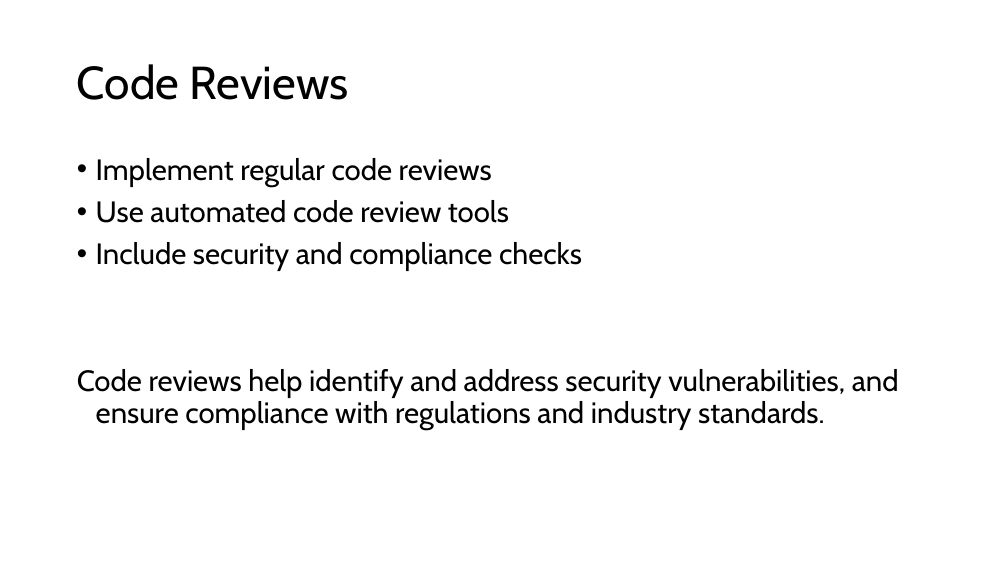
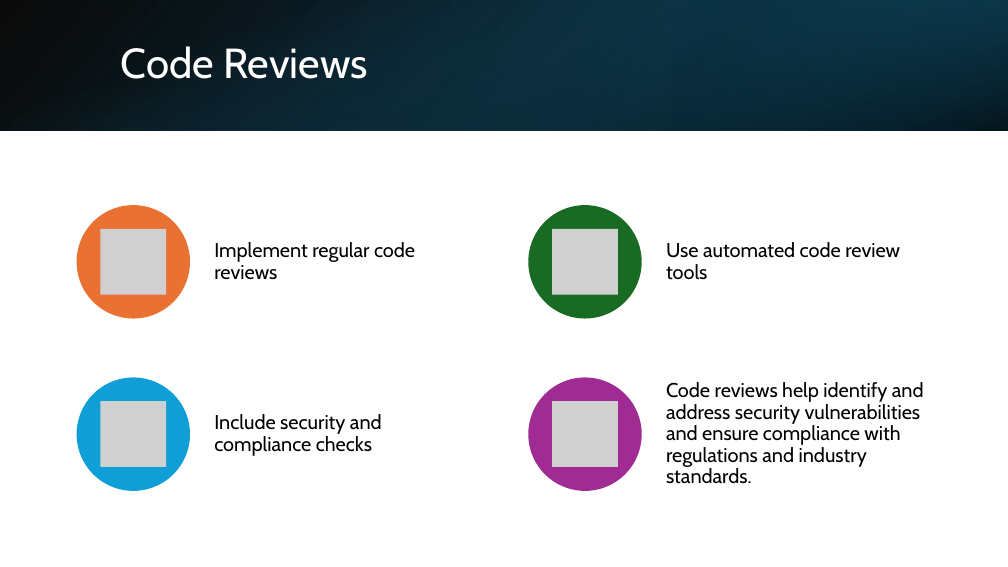
Before and after one commit to Ken-Smit/CSD-380, a slide deck: slide 5 of Module-11/smith-mod11.pptx. Drawn at 1008x567 pixels with LibreOffice and Linux fonts; fonts in the diff are those of the drawing; grey boxes stand for pictures. Boxes give left, top, right and bottom in pixels: in the first picture for what was removed or moved away, otherwise in the second. Text is boxed around its words. In the diff, an @@ line names an element or a change of style, - is before the commit and + after.

```diff
--- a/Module-11/smith-mod11.pptx
+++ b/Module-11/smith-mod11.pptx
@@ rectangle added at [0,0,1008,130], fill gradient #000000 to #104862 @@
@@ rectangle added at [0,0,1008,130], fill gradient #156082 to #000000 @@
@@ title "Code Reviews": place and size @@
-title "Code Reviews" at [77,64,349,100]
+title "Code Reviews" at [121,46,369,79]
@@ title "Code Reviews" at [121,46,369,79]: size 44 to 40 pt, text colour #000000 to #FFFFFF @@
@@ rectangle added at [672,0,1008,130], fill gradient #0B3041 to #156082 @@
@@ text removed at [77,158,899,430] @@
-• Implement regular code reviews
-• Use automated code review tools
-• Include security and compliance checks
-Code reviews help identify and address security vulnerabilities, and ensure compliance with regulations and industry standards.
@@ group added at [76,205,924,491]: 4 ellipses, 4 pictures, 4 texts @@
+Implement regular code reviews
+Use automated code review tools
+Include security and compliance checks
+Code reviews help identify and address security vulnerabilities and ensure compliance with regulations and industry standards.
```
Also in this commit, not shown: 9 other slides changed, 3 other files.
